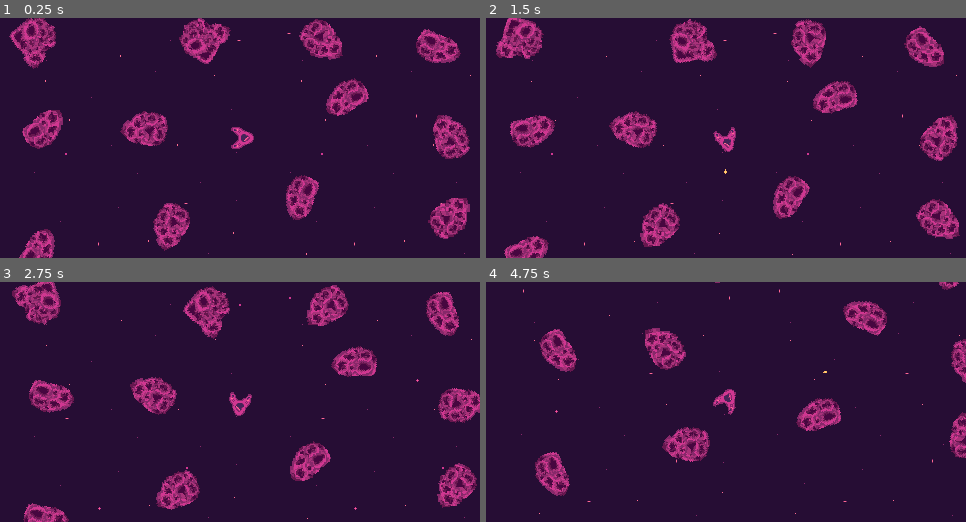
Above: before the commit, frames 1-4 (two rows, left to right).
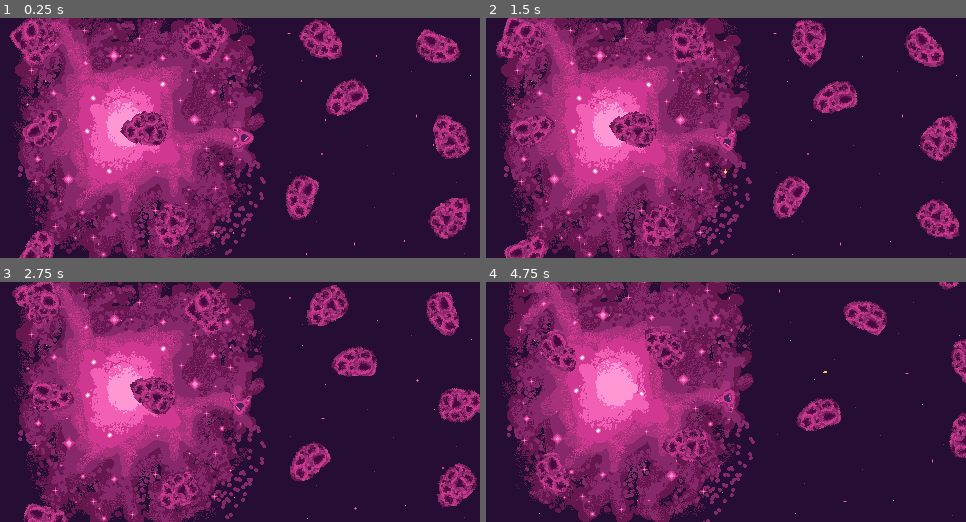
Above: after the commit, the same moments.

Repository: bear-minimum-studio/space-bear
Game: Godot game, scene res://World.tscn
Two runs of this game, one before a commit and one after it. Both use one fixed random seed, a clock stepped at 60 frames per second and the inputs below.
Inputs:
- Up to frame 1 (0.25 s): no input
- Up to frame 2 (1.5 s): hold Right (turn_right) 0.53-1.28 s; tap Down (decelerate) at 0.6 s; hold Left (turn_left) from 1.28 s (still down); tap Space (fire) at 1.35 s
- Up to frame 3 (2.75 s): release Left (turn_left) at 2.03 s; hold Right (turn_right) from 2.03 s (still down); tap Down (decelerate) at 2.1 s
- Up to frame 4 (4.75 s): release Right (turn_right) at 2.78 s; hold Up (accelerate) 2.78-3.53 s; tap Space (fire) at 2.85, 4.35 s; hold Left (turn_left) from 3.53 s (still down); tap Down (decelerate) at 3.6 s

The runs differ from the first frame. In frame 1, 37% of the frame differs, in the area x 2-56%, y 0-100%; in frame 2, 37%; in frame 3, 37%; in frame 4, 38%, in the area x 3-57%, y 0-100%.

Commit message:
feat: add nebulae, yaaay

Diff:
--- a/World.tscn
+++ b/World.tscn
@@ -1,11 +1,14 @@
-[gd_scene load_steps=7 format=3 uid="uid://di0ri37fkrs3n"]
+[gd_scene load_steps=10 format=3 uid="uid://di0ri37fkrs3n"]
 
 [ext_resource type="Script" path="res://World.gd" id="1_kjg2t"]
 [ext_resource type="PackedScene" uid="uid://cdmod1k47gntm" path="res://Player.tscn" id="1_yasag"]
 [ext_resource type="Texture2D" uid="uid://bhc56kw4vat4c" path="res://background/etoiles_grosses.png" id="2_hu6fp"]
+[ext_resource type="Texture2D" uid="uid://cpsip7famptfr" path="res://background/nebula_bigger.png" id="2_uiba5"]
 [ext_resource type="PackedScene" uid="uid://bs6jmmclexxuu" path="res://asteroids/Asteroid.tscn" id="3_dv0ok"]
 [ext_resource type="Texture2D" uid="uid://twufk2gd3ibk" path="res://background/etoiles_moyennes.png" id="3_wh12g"]
+[ext_resource type="Texture2D" uid="uid://b6scl32qej5cw" path="res://background/nebula2.png" id="4_g7qdu"]
 [ext_resource type="Texture2D" uid="uid://bmb3kxcws53c8" path="res://background/etoiles_loin.png" id="4_thixu"]
+[ext_resource type="Texture2D" uid="uid://dqqo5fr3qj188" path="res://background/nebula1.png" id="6_3d6aw"]
 
 [node name="World" type="Node2D"]
 script = ExtResource("1_kjg2t")
@@ -22,6 +25,35 @@
 centered = false
 region_enabled = true
 region_rect = Rect2(0, 0, 2048, 2048)
+
+[node name="FurthestNebula" type="ParallaxLayer" parent="ParallaxBackground"]
+position = Vector2(1, 0)
+motion_scale = Vector2(0.1, 0.1)
+motion_mirroring = Vector2(4096, 4096)
+
+[node name="NebulaBigger" type="Sprite2D" parent="ParallaxBackground/FurthestNebula"]
+position = Vector2(249, 226)
+texture = ExtResource("2_uiba5")
+
+[node name="Nebula2" type="ParallaxLayer" parent="ParallaxBackground"]
+position = Vector2(1, 0)
+motion_scale = Vector2(0.1, 0.1)
+motion_mirroring = Vector2(2048, 2048)
+
+[node name="Nebula2" type="Sprite2D" parent="ParallaxBackground/Nebula2"]
+position = Vector2(406, 1136)
+scale = Vector2(2.95312, 2.95312)
+texture = ExtResource("4_g7qdu")
+
+[node name="Nebula1" type="ParallaxLayer" parent="ParallaxBackground"]
+position = Vector2(1, 0)
+motion_scale = Vector2(0.1, 0.1)
+motion_mirroring = Vector2(2048, 2048)
+
+[node name="Nebula1" type="Sprite2D" parent="ParallaxBackground/Nebula1"]
+position = Vector2(1090, 13)
+scale = Vector2(3.125, 3.125)
+texture = ExtResource("6_3d6aw")
 
 [node name="AverageDistanceStars" type="ParallaxLayer" parent="ParallaxBackground"]
 motion_scale = Vector2(0.1, 0.1)
Binary file added: background/nebula1.png
Not shown, added: background/nebula1.png.import
Binary file added: background/nebula2.png
Not shown, added: background/nebula2.png.import
Binary file added: background/nebula_bigger.png
Not shown, added: background/nebula_bigger.png.import
